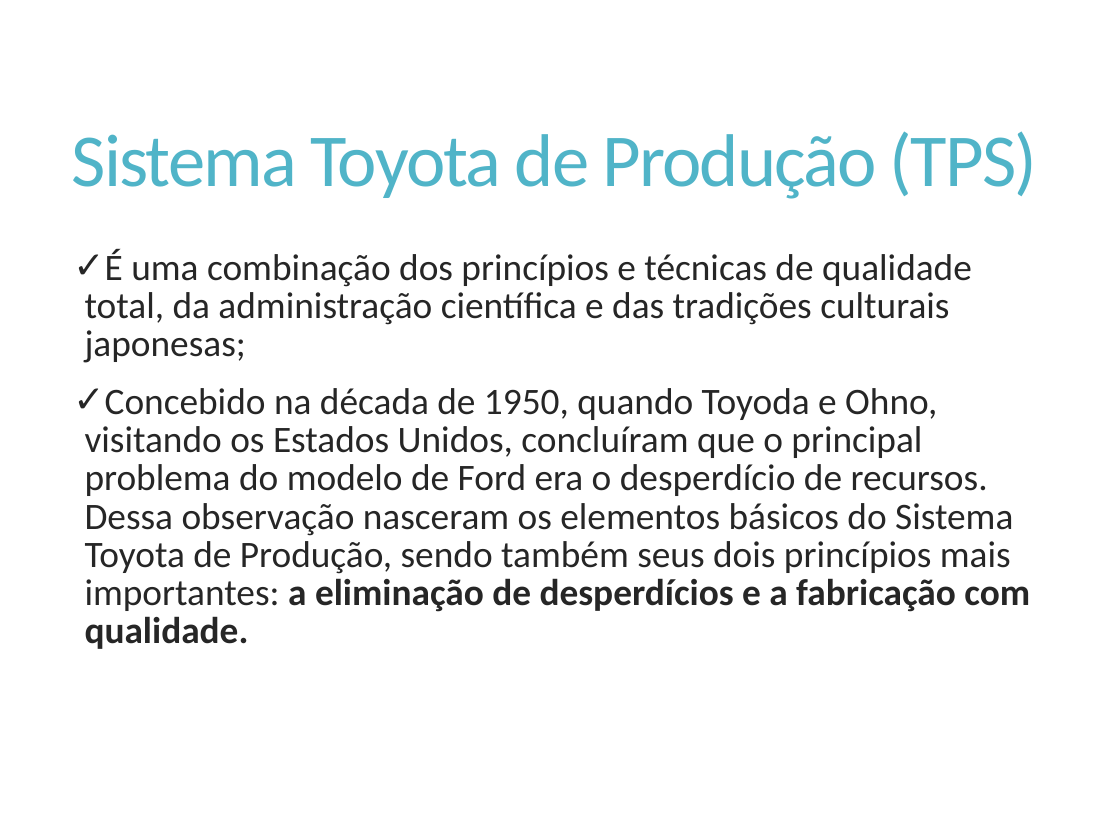
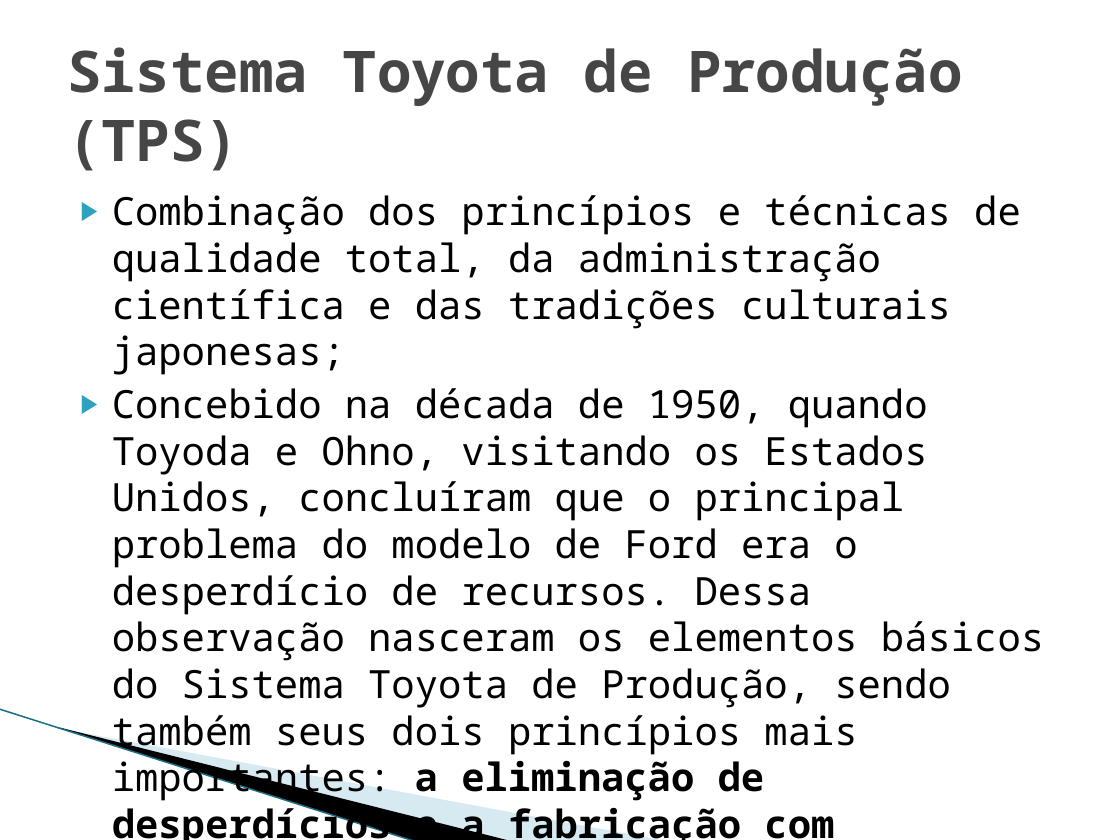
Before and after one commit to Elton-Garbin/TCC-2016, a slide deck: slide 6 of StartIdea/StartIdea.Docs/Apresentacao.pptx. Drawn at 1120x840 pixels with LibreOffice and Linux fonts; fonts in the diff are those of the drawing; background and template pictures are left out. Boxes give left, top, right and bottom in pixels: in the first picture for what was removed or moved away, otherwise in the second. Text is boxed around its words. In the diff, an @@ line names an element or a change of style, - is before the commit and + after.

```diff
--- a/StartIdea/StartIdea.Docs/Apresentacao.pptx
+++ b/StartIdea/StartIdea.Docs/Apresentacao.pptx
@@ title "Sistema Toyota de Produção (TPS)" moved from (x1=72, y1=131, x2=1037, y2=199) to (x1=67, y1=47, x2=963, y2=171) @@
@@ title "Sistema Toyota de Produção (TPS)" at (x1=67, y1=47, x2=963, y2=171): size 48 to 36.9 pt, font Calibri to Noto Sans Mono, text colour #50B4C8 to #464646, letter spacing -1.2 to 0 pt, bold on; line spacing 0.9 to 1 @@
@@ text "Combinação dos princípios e técnicas ..." moved from (x1=85, y1=249, x2=1030, y2=649) to (x1=112, y1=195, x2=1044, y2=840) @@
@@ text at (x1=112, y1=195, x2=1021, y2=375): text changed; size 24 to 25 pt; font Calibri to Noto Sans Mono; text colour #262626 to #000000 @@
-✓ É uma combinação dos princípios e técnicas de qualidade total, da administração científica e das tradições culturais japonesas;
+▶ Combinação dos princípios e técnicas de qualidade total, da administração científica e das tradições culturais japonesas;
@@ text at (x1=112, y1=388, x2=1044, y2=840): size 24 to 25 pt, font Calibri to Noto Sans Mono, text colour #262626 to #000000 in "Concebido na década de 1950, quando Toyoda ..."; bullet ✓ to ▶; line spacing 0.85 to 1; less space between paragraphs @@
@@ line added from (0, 709) to (416, 840), #97C5D8 0.95 pt @@
@@ freeform shape added at (x1=59, y1=727, x2=512, y2=840), fill #000000 @@
@@ freeform shape added at (x1=62, y1=728, x2=666, y2=840), fill #A0CBDC at 40% opacity @@
```
Also in this commit, not shown: 18 other slides changed, 41 slides added, 1 slide removed, 3 other files.
